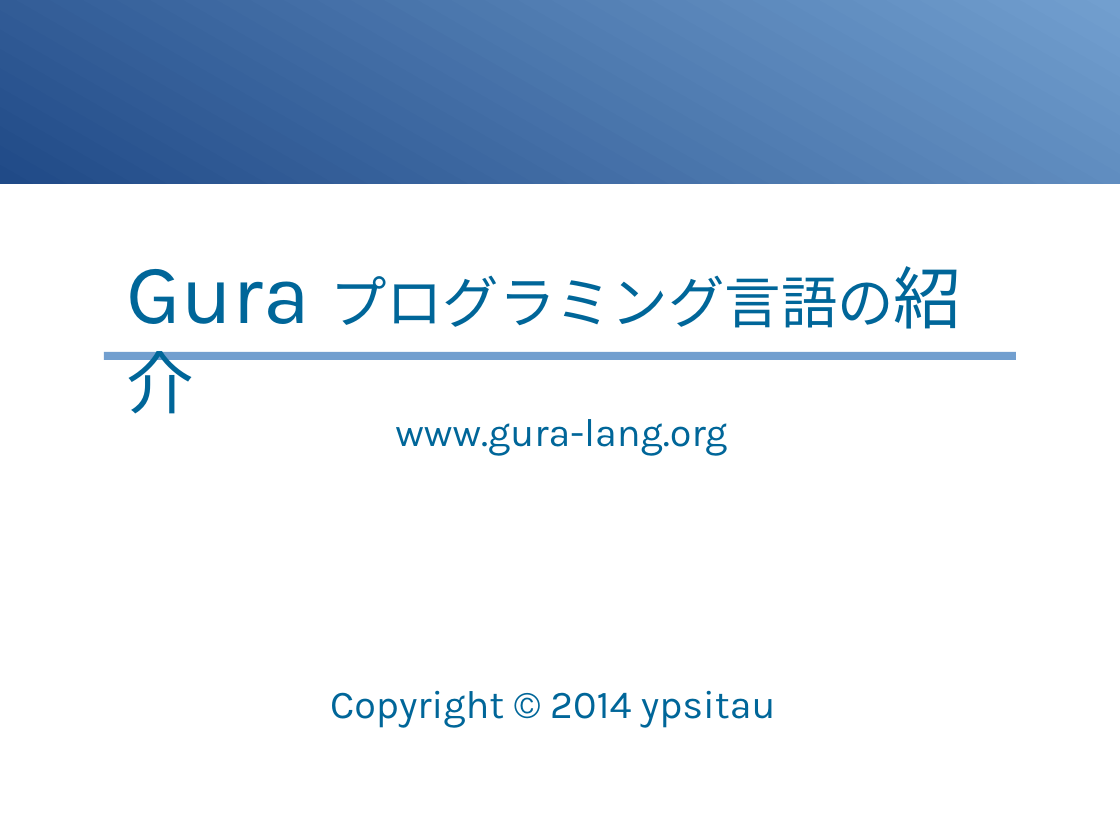
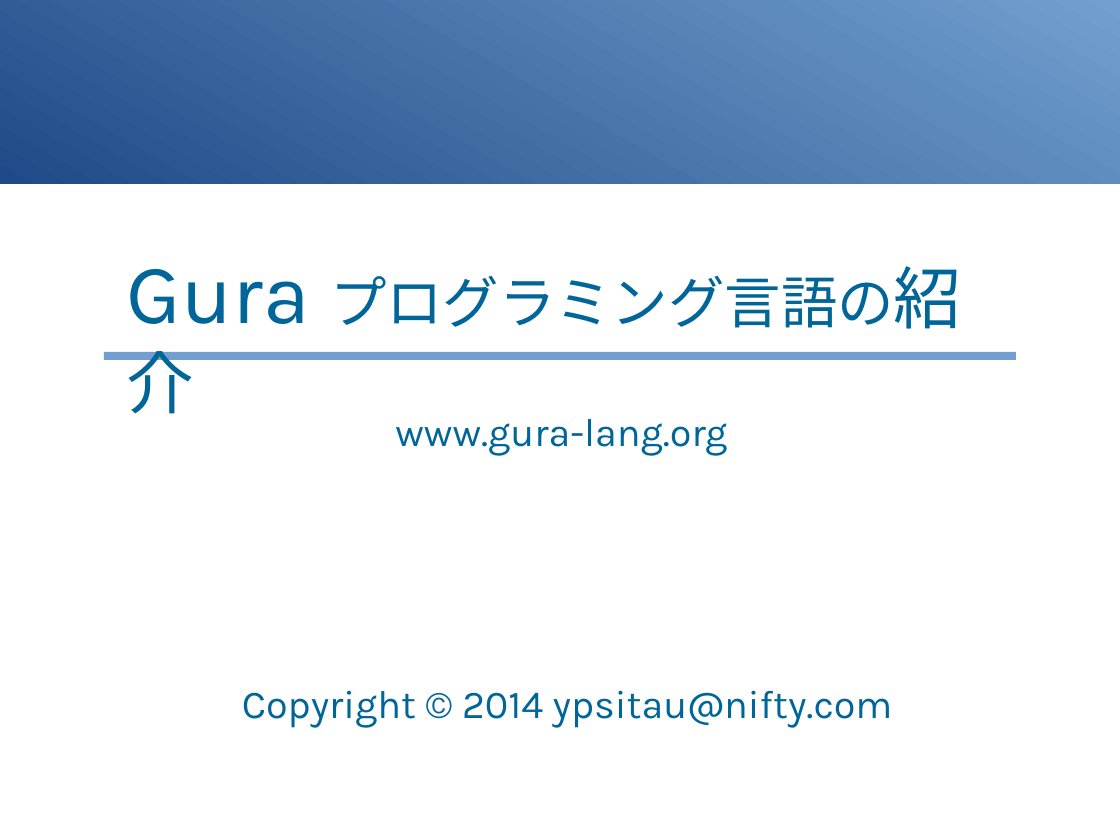
Before and after one commit to gura-lang/gura-doc, a slide deck: slide 1 of presentation/gura-introduction.odp. Drawn at 1120x840 pixels with LibreOffice and Linux fonts; fonts in the diff are those of the drawing. Boxes give left, top, right and bottom in pixels: in the first picture for what was removed or moved away, otherwise in the second. Text is boxed around its words. In the diff, an @@ line names an element or a change of style, - is before the commit and + after.

```diff
--- a/presentation/gura-introduction.odp
+++ b/presentation/gura-introduction.odp
@@ text at [242, 690, 893, 727]: text changed @@
-Copyright © 2014 ypsitau
+Copyright © 2014 ypsitau@nifty.com
```
Also in this commit, not shown: 8 other slides changed, 4 slides added.
